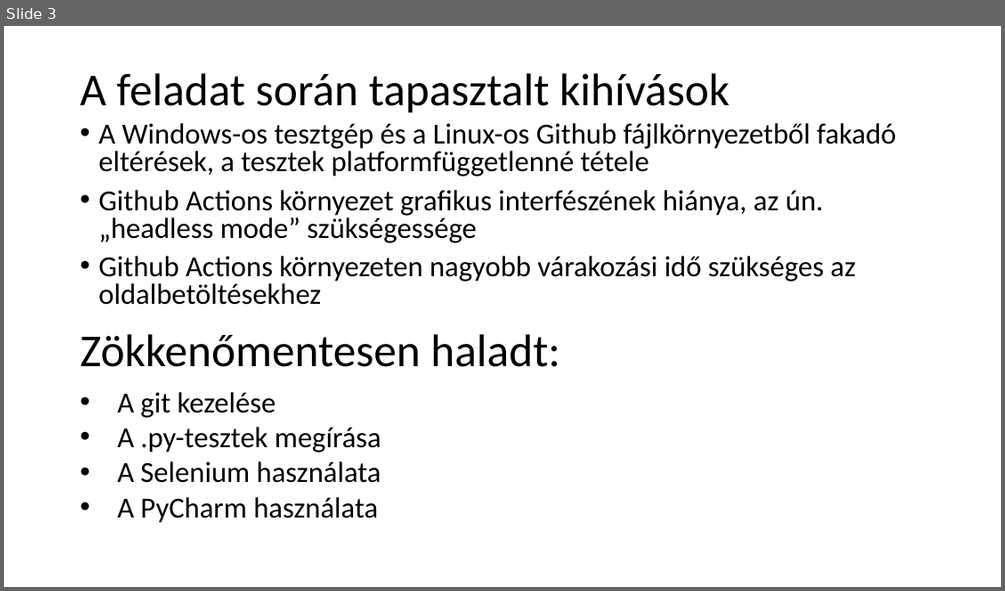
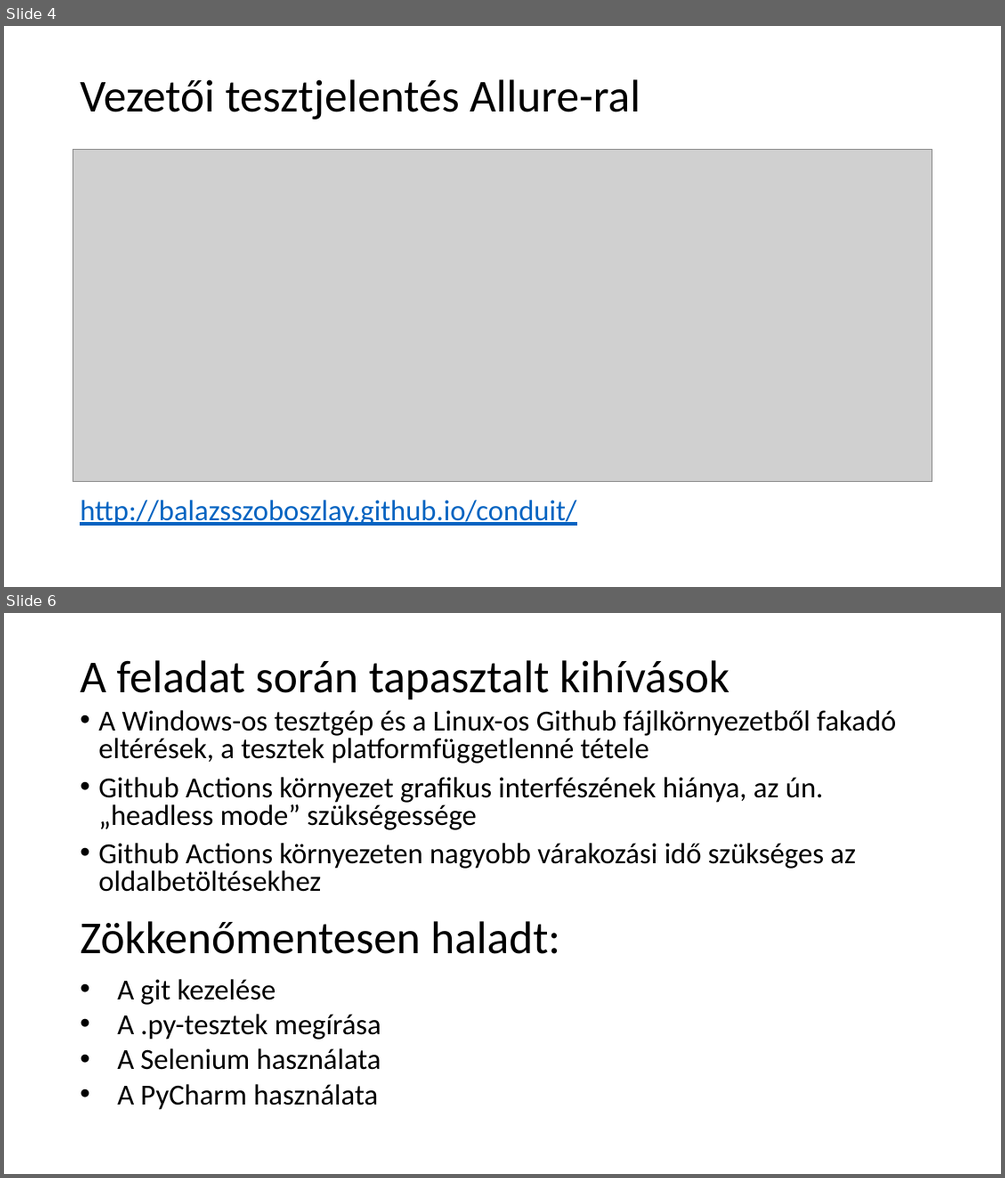
Before and after one commit to BalazsSzoboszlay/conduit, a slide deck: A conduit rendszer tesztelése.pptx. Shown one above the other, each under a label of ours: slide 3 before the commit, slides 4 and 6 after it; the slides between them are not shown. The pictures are 1005x591 and 1005x1178 pixels, drawn with LibreOffice and Linux fonts; fonts in the diff are those of the drawing; grey boxes stand for pictures. Boxes give left, top, right and bottom in pixels: in the first picture for what was removed or moved away, otherwise in the second. Text is boxed around its words. In the diff, an @@ line names an element or a change of style, - is before the commit and + after.

```diff
--- a/A conduit rendszer tesztelése.pptx
+++ b/A conduit rendszer tesztelése.pptx
@@ slide 4 added at (x1=4, y1=26, x2=1001, y2=587), background #FFFFFF @@
@@ title added at (x1=80, y1=79, x2=640, y2=119), 44 pt, text #000000 @@
+Vezetői tesztjelentés Allure-ral
@@ picture added at (x1=73, y1=150, x2=933, y2=482) @@
@@ text added at (x1=80, y1=499, x2=576, y2=525), 28 pt, text #0563C1, underline @@
+http://balazsszoboszlay.github.io/conduit/
@@ what was slide 3 is now slide 6 @@
```
Also in this commit, not shown: 4 other slides added, 2 slides removed.
